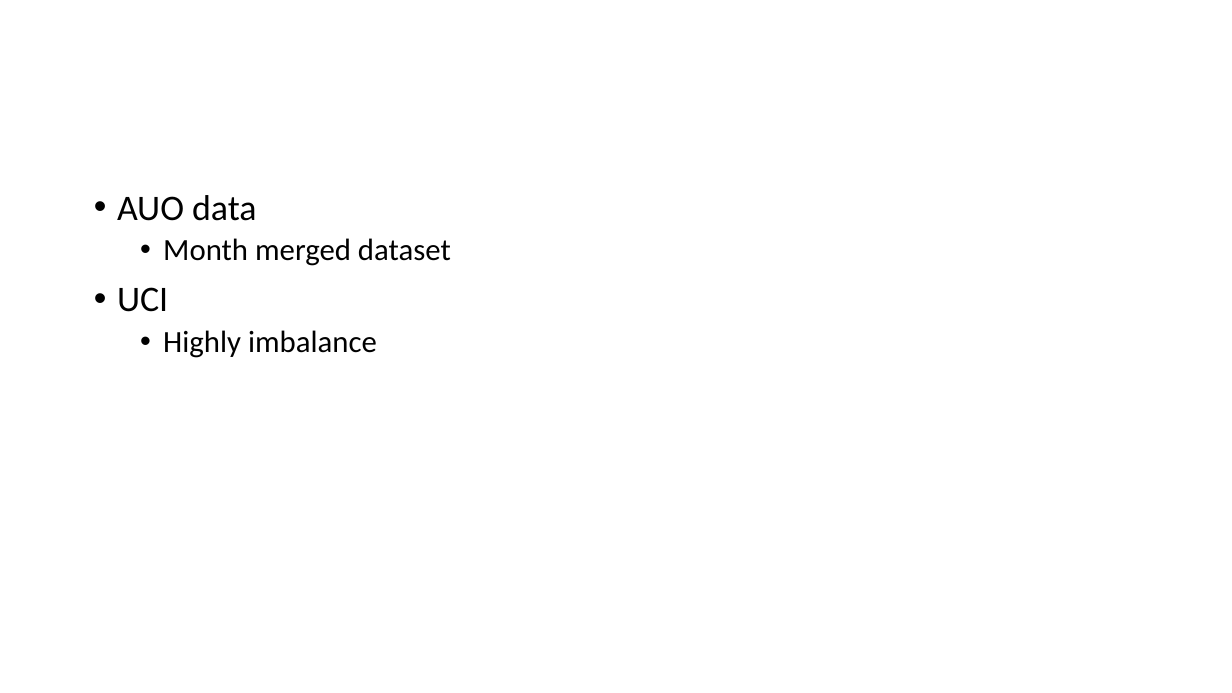
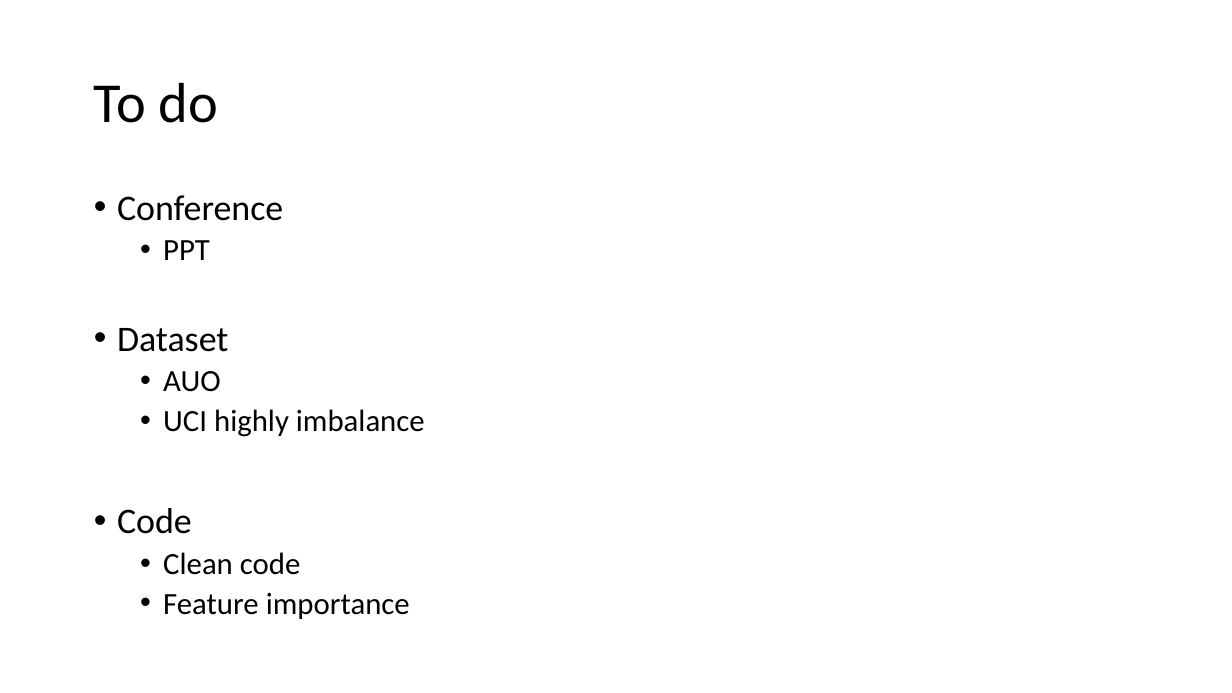
Before and after one commit to R64825/NTUIIE-Research, a slide deck: slide 30 of ppt/2022-10 meeting.pptx. Drawn at 1232x693 pixels with LibreOffice and Linux fonts; fonts in the diff are those of the drawing. Boxes give left, top, right and bottom in pixels: in the first picture for what was removed or moved away, otherwise in the second. Text is boxed around its words. In the diff, an @@ line names an element or a change of style, - is before the commit and + after.

```diff
--- a/ppt/2022-10 meeting.pptx
+++ b/ppt/2022-10 meeting.pptx
@@ title added at <box>94,82,218,123</box>, 44 pt, text #000000 @@
+To do
@@ text at <box>117,195,425,619</box>: text changed @@
-• AUO data
-  • Month merged dataset
-• UCI
-  • Highly imbalance
+• Conference
+  • PPT
+• Dataset
+  • AUO
+  • UCI highly imbalance
+• Code
+  • Clean code
+  • Feature importance
```
Also in this commit, not shown: 1 other file.
